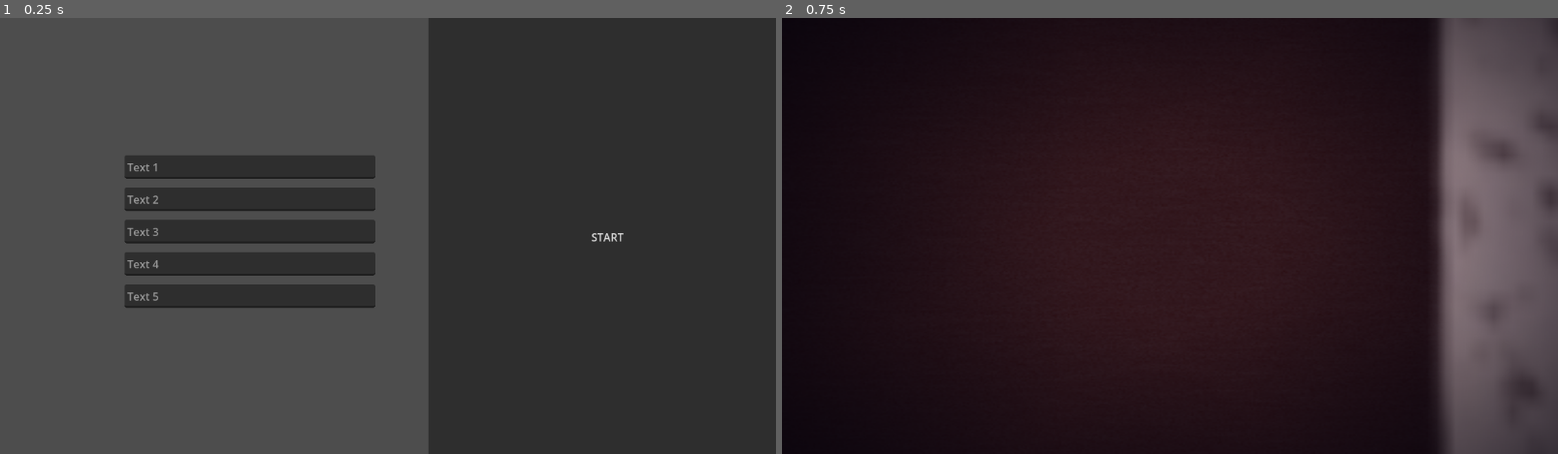
Above: before the commit, frames 1-2 (left to right).
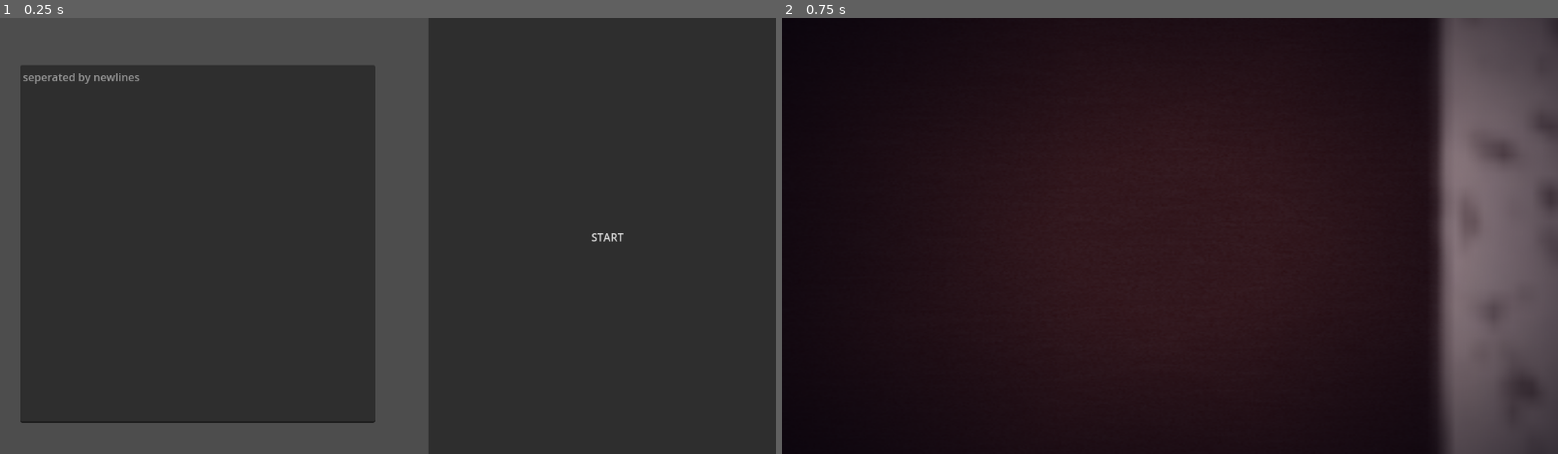
Above: after the commit, the same moments.

Repository: VISION-UX/GuidingLightGen
Game: Godot game, scene res://main.tscn
The game is run twice, just before and just after one commit, with the same random seed, the same clock (stepped at 60 frames per second) and the same inputs.
Inputs:
- Up to frame 1 (0.25 s): no input
- Up to frame 2 (0.75 s): click "START" at 0.5 s

The runs differ from the first frame. In frame 1, 29% of the frame differs, in the area x 2-49%, y 10-93%; in frame 2, nothing differs.
Error before the commit: Parse Error: Annotation "@tool" must be at the top of the script, before "extends" and "class_name". (res://Scripts/PlayTool.gd:2)

Commit message:
the code is ugly, friends are fixing the code!!!

Diff:
--- a/src/Scenes/death.tscn
+++ b/src/Scenes/death.tscn
@@ -3,7 +3,6 @@
 [ext_resource type="PackedScene" uid="uid://d1881pb0544j4" path="res://Scenes/theGradientThingy.tscn" id="1_3apbu"]
 [ext_resource type="Script" path="res://Scripts/MainDeathX.gd" id="1_ekkg6"]
 [ext_resource type="Script" path="res://Scripts/noise.gd" id="1_r4wn2"]
-[ext_resource type="Script" path="res://Scripts/PlayTool.gd" id="3_0a0hh"]
 [ext_resource type="Texture2D" uid="uid://cttx5kon2ea0v" path="res://Assets/logoREMADEVIZZ NOT EXTRACTED!!!!!!!!!!!!.png" id="3_d00ko"]
 [ext_resource type="Script" path="res://Scripts/randoCam.gd" id="3_saj8o"]
 [ext_resource type="FontFile" uid="uid://bb5nsj0m8ktax" path="res://Fonts/SourceSans3-Regular.ttf" id="5_u376h"]
@@ -211,6 +210,8 @@
 "reset": SubResource("Animation_ypq38")
 }
 
+[sub_resource type="GDScript" id="GDScript_13i42"]
+
 [sub_resource type="Animation" id="Animation_4m6ln"]
 resource_name = "fadeEnd"
 tracks/0/type = "value"
@@ -261,7 +262,7 @@
 scale = Vector2(3.169, 2.06106)
 texture = SubResource("NoiseTexture2D_ri4ve")
 script = ExtResource("1_r4wn2")
-maxSeed = 500
+maxSeed = 1000
 
 [node name="LogoRemadevizzNotExtracted!!!!!!!!!!!!" type="Sprite2D" parent="."]
 modulate = Color(1, 1, 1, 0)
@@ -273,7 +274,7 @@
 libraries = {
 "": SubResource("AnimationLibrary_cdlux")
 }
-script = ExtResource("3_0a0hh")
+script = SubResource("GDScript_13i42")
 
 [node name="AudioStreamPlayer2d" type="AudioStreamPlayer2D" parent="AnimationPlayer"]
 stream = ExtResource("6_gke6k")
@@ -294,7 +295,6 @@
 smoothing_speed = 0.563
 script = ExtResource("3_saj8o")
 intensity = 10
-funkyWibble = true
 frameTimerTimeWIBBLE = 60
 
 [node name="theGradientThingy" parent="Camera2d" instance=ExtResource("1_3apbu")]
--- a/src/Scripts/MainDeathX.gd
+++ b/src/Scripts/MainDeathX.gd
@@ -1,12 +1,7 @@
 extends Node2D
 var myassInst:Array
-# Called when the node enters the scene tree for the first time.
-func _ready():
-	$Text.myAss = myassInst
 
-# Called every frame. 'delta' is the elapsed time since the previous frame.
 func _process(delta):
 	$Text.myAss = myassInst
-	print(self.myassInst)
 	if Input.is_key_pressed(KEY_R):
-		get_tree().change_scene_to_file("res://Scenes/death.tscn")
+		get_tree().reload_current_scene()
--- a/src/Scripts/PlayTool.gd
+++ /dev/null
@@ -1,16 +0,0 @@
-extends AnimationPlayer
-@tool
-@export var playa = false
-
-
-# Called when the node enters the scene tree for the first time.
-func _ready():
-	pass # Replace with function body.
-
-
-# Called every frame. 'delta' is the elapsed time since the previous frame.
-func _process(delta):
-	if playa:
-		playa = false
-		play("deathHHHH")
-		$AudioStreamPlayer2d.deathVizz.Playing = true
--- a/src/Scripts/daText.gd
+++ b/src/Scripts/daText.gd
@@ -22,7 +22,8 @@
 
 			frameTimer = 0
 
-			if frames <= 4:
+			if frames <= myAss.size()-1:
+
 				$poopoopaa.play("fadeStart")
 				self.text = myAss[frames]
 				$poopoopaa.play("fadeEnd")
--- a/src/Scripts/noise.gd
+++ b/src/Scripts/noise.gd
@@ -1,21 +1,12 @@
 extends Sprite2D
 @export var maxSeed = 100
-var FPS = 2 #zamnolama
 @export var frameTimerTime = 1
 var frameTimer = 0
-var framecur = 0
 
-# Called when the node enters the scene tree for the first time.
-func _ready():
-	pass
-
-
-# Called every frame. 'delta' is the elapsed time since the previous frame.
 func _process(delta):
 	frameTimer += 1 # make sure we dont get any glitches
 	if frameTimer == frameTimerTime:
-
 		frameTimer = 0
-		if self.texture.noise.seed >= maxSeed: #reset if it gets too high otherwise we may reach a limit in the future
-			self.texture.noise.seed = 0
-		self.texture.noise.seed += 1 #add to the noise
+		if texture.noise.seed >= maxSeed: #reset if it gets too high otherwise we may reach a limit in the future
+			texture.noise.seed = 0
+		texture.noise.seed += 1 #add to the noise
--- a/src/Scripts/randoCam.gd
+++ b/src/Scripts/randoCam.gd
@@ -2,8 +2,6 @@
 @export var intensity = 1
 @export var intensityShak = 1
 @export var shak = false
-@export var funkyWibble = false
-@export var maxSeed = 100
 @export var frameTimerTime = 2
 @export var frameTimerTimeWIBBLE = 30
 var frameTimer = 0
@@ -11,12 +9,6 @@
 var tempx = 0.0
 var tempy = 0.0
 var tempr = 0
-# Called when the node enters the scene tree for the first time.
-func _ready():
-	pass # Replace with function body.
-
-
-# Called every frame. 'delta' is the elapsed time since the previous frame.
 func _process(delta):
 	frameTimerWIBBLE += 1 # make sure we dont get any glitches
 	if frameTimerWIBBLE == frameTimerTimeWIBBLE:
--- a/src/main.gd
+++ b/src/main.gd
@@ -14,7 +14,7 @@
 func on_start():
 	var scene = load("res://Scenes/death.tscn").instantiate()
 	var script = load("res://Scripts/daText.gd")
-	scene.myassInst = [$text1.text, $text2.text ,$text3.text, $text4.text, $text5.text]
+	scene.myassInst = $text1.text.split("\n")
 	print(scene.myassInst)
 	for i in self.get_child_count():
 		remove_child(get_child(i))
--- a/src/main.tscn
+++ b/src/main.tscn
@@ -16,41 +16,10 @@
 current = true
 
 [node name="text1" type="TextEdit" parent="."]
-offset_left = -391.0
-offset_top = -120.0
+offset_left = -546.0
+offset_top = -254.0
 offset_right = -19.0
-offset_bottom = -85.0
-placeholder_text = "Text 1"
-
-[node name="text2" type="TextEdit" parent="."]
-offset_left = -391.0
-offset_top = -72.0
-offset_right = -19.0
-offset_bottom = -37.0
-placeholder_text = "Text 2
-"
-
-[node name="text3" type="TextEdit" parent="."]
-offset_left = -391.0
-offset_top = -24.0
-offset_right = -19.0
-offset_bottom = 11.0
-placeholder_text = "Text 3"
-
-[node name="text4" type="TextEdit" parent="."]
-offset_left = -391.0
-offset_top = 24.0
-offset_right = -19.0
-offset_bottom = 59.0
-placeholder_text = "Text 4
-"
-
-[node name="text5" type="TextEdit" parent="."]
-offset_left = -391.0
-offset_top = 72.0
-offset_right = -19.0
-offset_bottom = 107.0
-placeholder_text = "Text 5
-"
+offset_bottom = 278.0
+placeholder_text = "seperated by newlines"
 
 [connection signal="button_up" from="Button" to="." method="on_start"]
